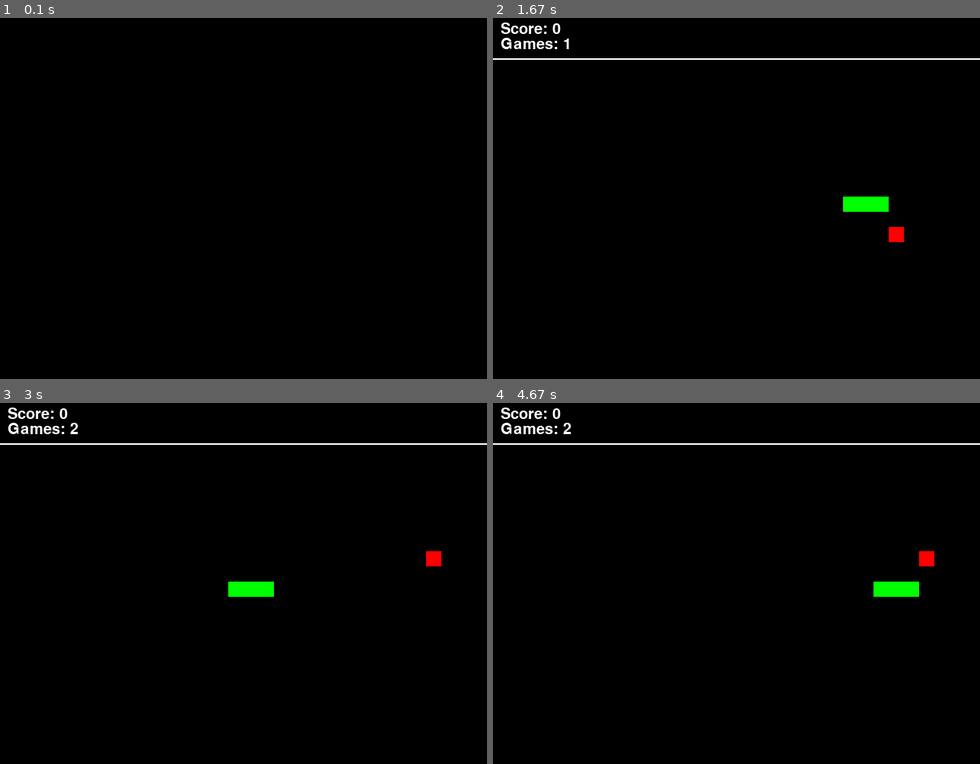
Above: before the commit, frames 1-4 (two rows, left to right).
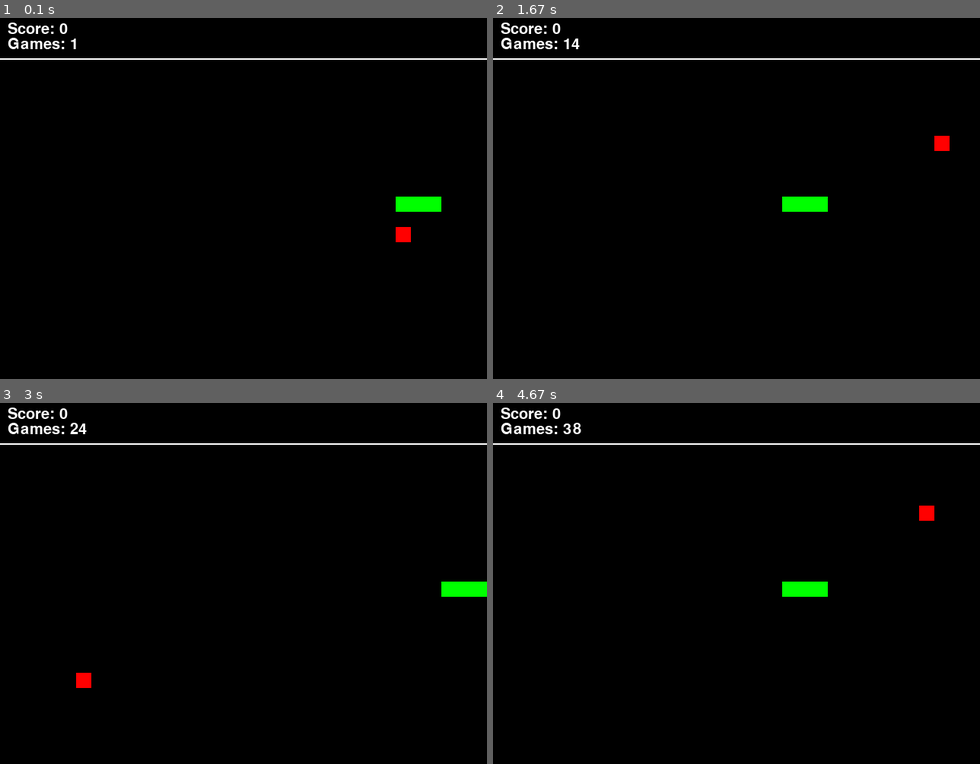
Above: after the commit, the same moments.

Repository: irgidev/RL-Snake-Pygame
Game: pygame game, started from snake_game/game.py
Same seed, same stepped clock (60 frames per second), same inputs: the game is played once before the commit and once after it.
Inputs:
- Up to frame 1 (0.1 s): no input
- Up to frame 2 (1.67 s): no input
- Up to frame 3 (3 s): no input
- Up to frame 4 (4.67 s): no input

The runs differ from the first frame. In frame 1, 1.3% of the frame differs, in the area x 0-100%, y 1-63%; in frame 2, 1.1%; in frame 3, 1.1%; in frame 4, 1.1%.

Commit message:
feat: implement full training loop with plotting and new game rules

Diff:
--- a/snake_game/agent.py
+++ b/snake_game/agent.py
@@ -4,6 +4,7 @@
 from collections import deque
 from game import SnakeGame, BLOCK_SIZE
 from model import Linear_QNet, QTrainer
+from plot import plot
 
 MAX_MEMORY = 100_000
 BATCH_SIZE = 1000
@@ -125,5 +126,11 @@
 
             print('Game', agent.n_games, 'Score', score, 'Record:', record)
 
+            plot_scores.append(score)
+            total_score += score
+            mean_score = total_score / agent.n_games
+            plot_mean_scores.append(mean_score)
+            plot(plot_scores, plot_mean_scores)
+
 if __name__ == '__main__':
     train()
--- a/snake_game/game.py
+++ b/snake_game/game.py
@@ -6,7 +6,7 @@
 BLACK = (0,0,0)
 GREEN = (0,255,0)
 RED = (255,0,0)
-FPS = 60
+FPS = 200
 BLOCK_SIZE = 20
 X_CENTER = WIDTH / 2
 Y_CENTER = HEIGHT / 2
@@ -22,6 +22,7 @@
         pygame.display.set_caption("RL Snake Game")
         self.clock = pygame.time.Clock()
         self.games_played = 0
+        self.move_count = 0
         self.reset()
 
     def _create_food(self):
@@ -43,6 +44,7 @@
         self.games_played += 1
         self.snake_body = []
         self.direction = 'RIGHT'
+        self.move_count = 0
         self.last_move_time = pygame.time.get_ticks()
         for i in range(3):
             self.snake_body.append(pygame.Rect(X_CENTER - (BLOCK_SIZE * i),Y_CENTER, BLOCK_SIZE, BLOCK_SIZE))
@@ -53,74 +55,81 @@
         self.reward = 0
         game_over = False
         self.now = pygame.time.get_ticks()
-        if self.now - self.last_move_time > MOVE_INTERVAL:
-            self.last_move_time = self.now
+        #if self.now - self.last_move_time > MOVE_INTERVAL:
+        self.last_move_time = self.now
 
-            directions_clockwise = ['RIGHT', 'DOWN', 'LEFT', 'UP']
-            idx = directions_clockwise.index(self.direction)
+        directions_clockwise = ['RIGHT', 'DOWN', 'LEFT', 'UP']
+        idx = directions_clockwise.index(self.direction)
 
-            if action[1] == 1:
-                new_idx = (idx + 1) % 4
-                self.direction = directions_clockwise[new_idx]
-            elif action[2] == 1:
-                new_idx = (idx - 1) % 4
-                self.direction = directions_clockwise[new_idx]
+        if action[1] == 1:
+            new_idx = (idx + 1) % 4
+            self.direction = directions_clockwise[new_idx]
+        elif action[2] == 1:
+            new_idx = (idx - 1) % 4
+            self.direction = directions_clockwise[new_idx]
 
-            head = self.snake_body[0]
-            x_new, y_new = head.x, head.y
-            if self.direction == 'RIGHT':
-                x_new += BLOCK_SIZE
-            elif self.direction == 'LEFT':
-                x_new -= BLOCK_SIZE
-            elif self.direction == 'UP':
-                y_new -= BLOCK_SIZE
-            elif self.direction == 'DOWN':
-                y_new += BLOCK_SIZE
+        head = self.snake_body[0]
+        x_new, y_new = head.x, head.y
+        if self.direction == 'RIGHT':
+            x_new += BLOCK_SIZE
+        elif self.direction == 'LEFT':
+            x_new -= BLOCK_SIZE
+        elif self.direction == 'UP':
+            y_new -= BLOCK_SIZE
+        elif self.direction == 'DOWN':
+            y_new += BLOCK_SIZE
 
-            new_head = pygame.Rect(x_new, y_new, BLOCK_SIZE, BLOCK_SIZE)
-            self.snake_body.insert(0, new_head)
-            if self.snake_body[0].colliderect(self.food):
-                self.reward = 10
-                self.score += 1
-                self.food = self._create_food()
-            else:
-                self.snake_body.pop()
+        self.move_count += 1
+        new_head = pygame.Rect(x_new, y_new, BLOCK_SIZE, BLOCK_SIZE)
+        self.snake_body.insert(0, new_head)
+        if self.snake_body[0].colliderect(self.food):
+            self.reward = 10
+            self.score += 1
+            self.food = self._create_food()
+            self.move_count = 0
+        else:
+            self.snake_body.pop()
 
-            for i in range(1, len(self.snake_body)):
-                if self.snake_body[0].colliderect(self.snake_body[i]):
-                    self.reward = -10
-                    game_over = True
-                    return game_over, self.score, self.reward
+        if self.move_count > 100 + (len(self.snake_body) * 2):
+            self.reward = -10
+            game_over = True
+            return game_over, self.score, self.reward
 
-            if self.snake_body[0].left < 0 or self.snake_body[0].right > WIDTH or self.snake_body[0].top < HUD_HEIGHT or self.snake_body[0].bottom > HEIGHT:
+        for i in range(1, len(self.snake_body)):
+            if self.snake_body[0].colliderect(self.snake_body[i]):
                 self.reward = -10
                 game_over = True
                 return game_over, self.score, self.reward
 
-            self.screen.fill(BLACK)
-            for i in self.snake_body:
-                pygame.draw.rect(self.screen,GREEN,i)
-            pygame.draw.rect(self.screen,RED,self.food)
-
-            text_surface = self.font.render(f"Score: {self.score}", True, (255,255,255))
-            text_rect = text_surface.get_rect()
-            text_rect.topleft = (10, 10)
-            self.screen.blit(text_surface, text_rect)
-
-            games_text_surface = self.font.render(f"Games: {self.games_played}", True, (255, 255, 255))
-            games_text_rect = games_text_surface.get_rect()
-            games_text_rect.topleft = (10, 30)
-
-            pygame.draw.line(self.screen, (255,255,255), (0,HUD_HEIGHT-2), (WIDTH, HUD_HEIGHT-2), 2)
-
-            self.screen.blit(games_text_surface, games_text_rect)
-
-            pygame.display.flip()
-            self.clock.tick(FPS)
-
+        if self.snake_body[0].left < 0 or self.snake_body[0].right > WIDTH or self.snake_body[0].top < HUD_HEIGHT or self.snake_body[0].bottom > HEIGHT:
+            self.reward = -10
+            game_over = True
             return game_over, self.score, self.reward
 
+        self.screen.fill(BLACK)
+        for i in self.snake_body:
+            pygame.draw.rect(self.screen,GREEN,i)
+        pygame.draw.rect(self.screen,RED,self.food)
+
+        text_surface = self.font.render(f"Score: {self.score}", True, (255,255,255))
+        text_rect = text_surface.get_rect()
+        text_rect.topleft = (10, 10)
+        self.screen.blit(text_surface, text_rect)
+
+        games_text_surface = self.font.render(f"Games: {self.games_played}", True, (255, 255, 255))
+        games_text_rect = games_text_surface.get_rect()
+        games_text_rect.topleft = (10, 30)
+
+        pygame.draw.line(self.screen, (255,255,255), (0,HUD_HEIGHT-2), (WIDTH, HUD_HEIGHT-2), 2)
+
+        self.screen.blit(games_text_surface, games_text_rect)
+
+        pygame.display.flip()
+        self.clock.tick(FPS)
+
         return game_over, self.score, self.reward
+
+        #return game_over, self.score, self.reward
 
 if __name__ == '__main__':
     game = SnakeGame()
--- /dev/null
+++ b/snake_game/plot.py
@@ -0,0 +1,19 @@
+import matplotlib.pyplot as plt
+from IPython import display
+
+plt.ion()
+
+def plot(scores, mean_scores):
+    display.clear_output(wait=True)
+    display.display(plt.gcf())
+    plt.clf()
+    plt.title('Training...')
+    plt.xlabel('Number of Games')
+    plt.ylabel('Score')
+    plt.plot(scores)
+    plt.plot(mean_scores)
+    plt.ylim(ymin=0)
+    plt.text(len(scores)-1, scores[-1], str(scores[-1]))
+    plt.text(len(mean_scores)-1, mean_scores[-1], str(mean_scores[-1]))
+    plt.show(block=False)
+    plt.pause(.1)
Not shown, changed: snake_game/model/model.pth
